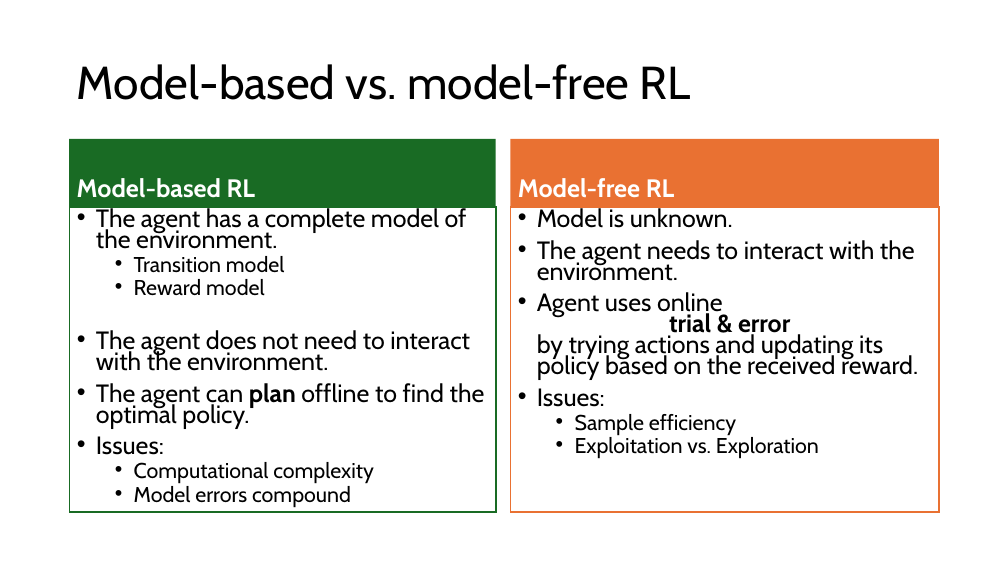
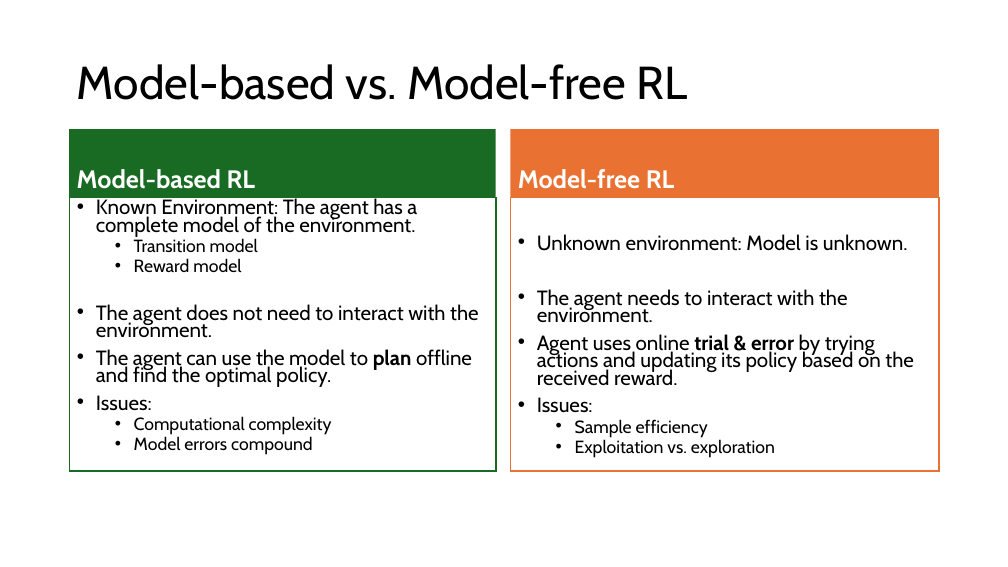
Before and after one commit to mhahsler/Introduction_to_Reinforcement_Learning, a slide deck: slide 33 of slides/Lecture_Chapter01.pptx (slide 31 before the commit). Drawn at 1008x567 pixels with LibreOffice and Linux fonts; fonts in the diff are those of the drawing. Boxes give left, top, right and bottom in pixels: in the first picture for what was removed or moved away, otherwise in the second. Text is boxed around its words. In the diff, an @@ line names an element or a change of style, - is before the commit and + after.

Commit message:
Updated slides.

```diff
--- a/slides/Lecture_Chapter01.pptx
+++ b/slides/Lecture_Chapter01.pptx
@@ title at (77, 64, 687, 100): text changed @@
-Model-based vs. model-free RL
+Model-based vs. Model-free RL
@@ text "Model-based RL": place and size @@
-text "Model-based RL" at (69, 139, 495, 207)
+text "Model-based RL" at (69, 129, 495, 197)
@@ text "Model-free RL": place and size @@
-text "Model-free RL" at (510, 139, 939, 207)
+text "Model-free RL" at (510, 129, 939, 197)
@@ text "Known Environment: The agent has ...": place and size @@
-text "Known Environment: The agent has ..." at (70, 207, 496, 512)
+text "Known Environment: The agent has ..." at (70, 197, 496, 471)
@@ text at (96, 197, 417, 237): text changed; size 23.8 to 19.6 pt @@
-• The agent has a complete model of the environment.
+• Known Environment: The agent has a complete model of the environment.
@@ text "Unknown environment: Model is unknown.": place and size @@
-text "Unknown environment: Model is unknown." at (510, 207, 939, 512)
+text "Unknown environment: Model is unknown." at (510, 197, 939, 471)
@@ text at (96, 238, 479, 455): size 20.4 to 16.8 pt in "Transition model", "Reward model", "Computational complexity", "Model errors compound"; size 23.8 to 19.6 pt in "The agent does not need to interact ...", "Issues:" @@
@@ text at (537, 234, 908, 251): text changed; size 23.8 to 19.6 pt @@
-• Model is unknown.
+• Unknown environment: Model is unknown.
@@ text at (537, 289, 914, 437): size 23.8 to 19.6 pt in "The agent needs to interact with the ...", "Agent uses online trial & error by ...", "Issues:"; size 20.4 to 16.8 pt in "Sample efficiency" @@
@@ text at (96, 349, 472, 387): text changed; size 23.8 to 19.6 pt @@
-• The agent can plan offline to find the optimal policy.
+• The agent can use the model to plan offline and find the optimal policy.
@@ text at (575, 439, 775, 458): text changed; size 20.4 to 16.8 pt @@
-  • Exploitation vs. Exploration
+  • Exploitation vs. exploration
```
Also in this commit, not shown: 21 other slides changed, 2 slides added, 11 other files.
